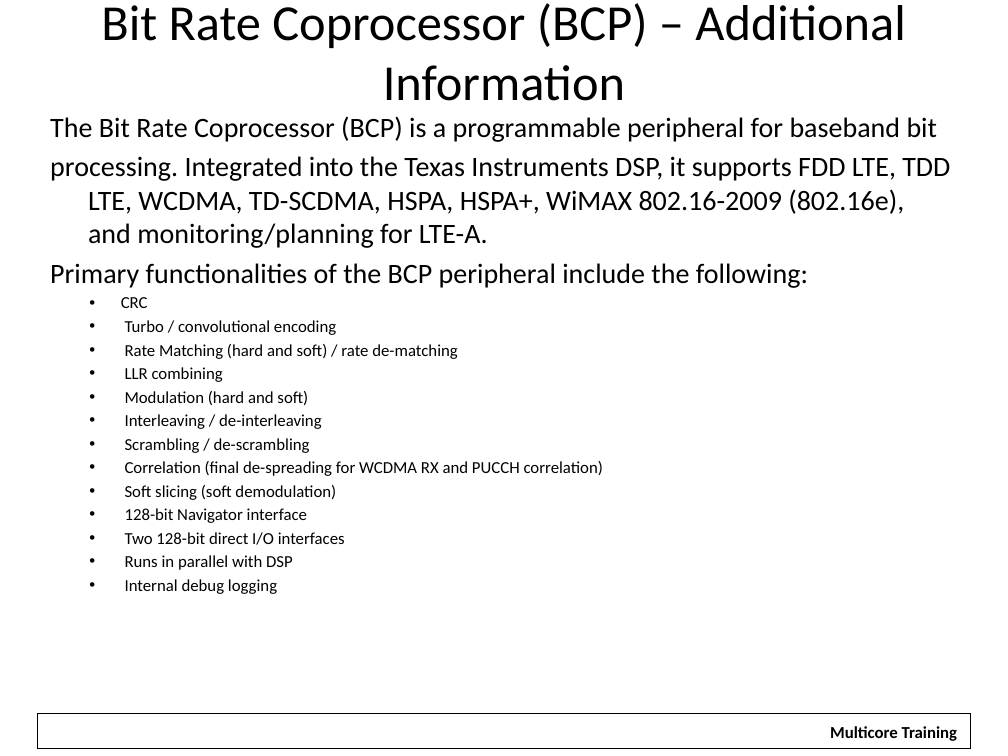
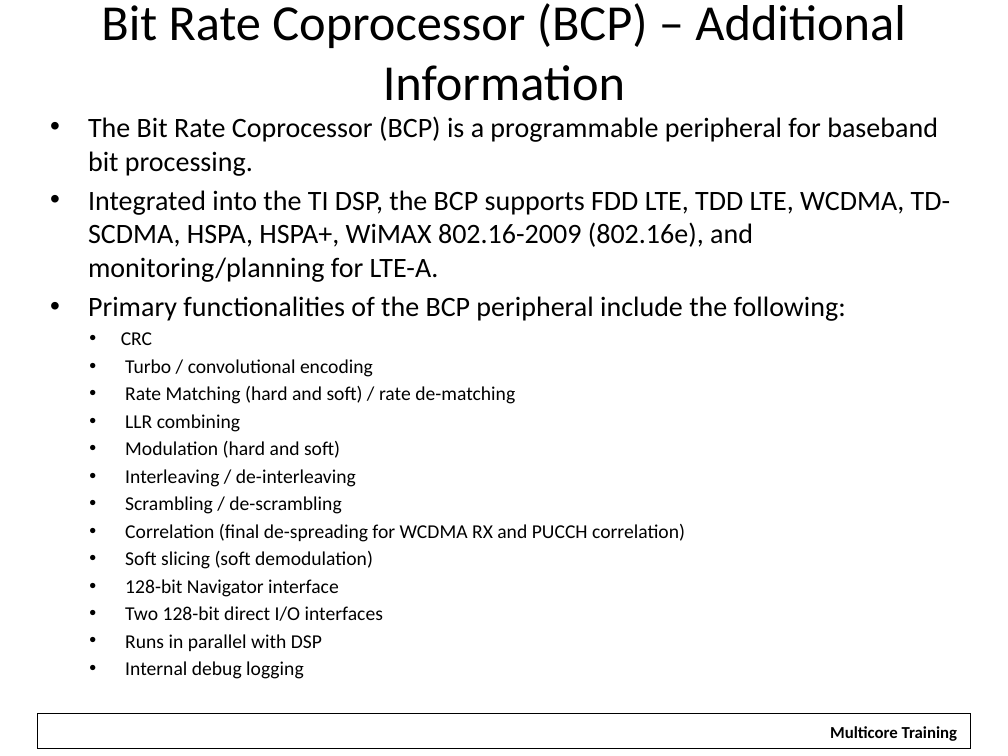
Before and after one commit to hari1989/keystone-workshop, a slide deck: slide 33 of slides/KeyStone Overview.pptx. Drawn at 1008x756 pixels with LibreOffice and Linux fonts; fonts in the diff are those of the drawing; background and template pictures are left out. Boxes give left, top, right and bottom in pixels: in the first picture for what was removed or moved away, otherwise in the second. Text is boxed around its words. In the diff, an @@ line names an element or a change of style, - is before the commit and + after.

```diff
--- a/slides/KeyStone Overview.pptx
+++ b/slides/KeyStone Overview.pptx
@@ text at (88,116,951,282): text changed @@
-The Bit Rate Coprocessor (BCP) is a programmable peripheral for baseband bit
-processing. Integrated into the Texas Instruments DSP, it supports FDD LTE, TDD LTE, WCDMA, TD-SCDMA, HSPA, HSPA+, WiMAX 802.16-2009 (802.16e), and monitoring/planning for LTE-A.
+• The Bit Rate Coprocessor (BCP) is a programmable peripheral for baseband bit processing.
+• Integrated into the TI DSP, the BCP supports FDD LTE, TDD LTE, WCDMA, TD-SCDMA, HSPA, HSPA+, WiMAX 802.16-2009 (802.16e), and monitoring/planning for LTE-A.
@@ text at (88,296,846,679): size 12 to 14 pt in "CRC", "Turbo / convolutional encoding", "Rate Matching (hard and soft) / rate ...", "LLR combining" and 9 more places; bullet none to • @@
```
Also in this commit, not shown: 17 other slides changed, 1 slide added, 2 slides removed.
